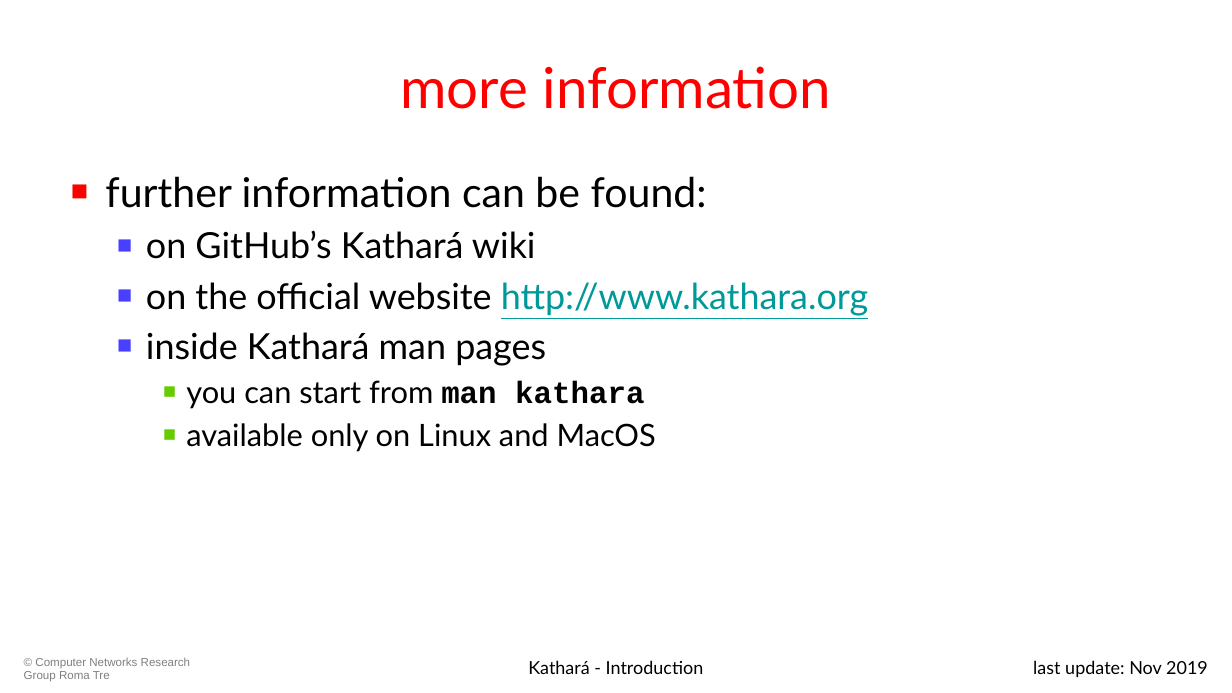
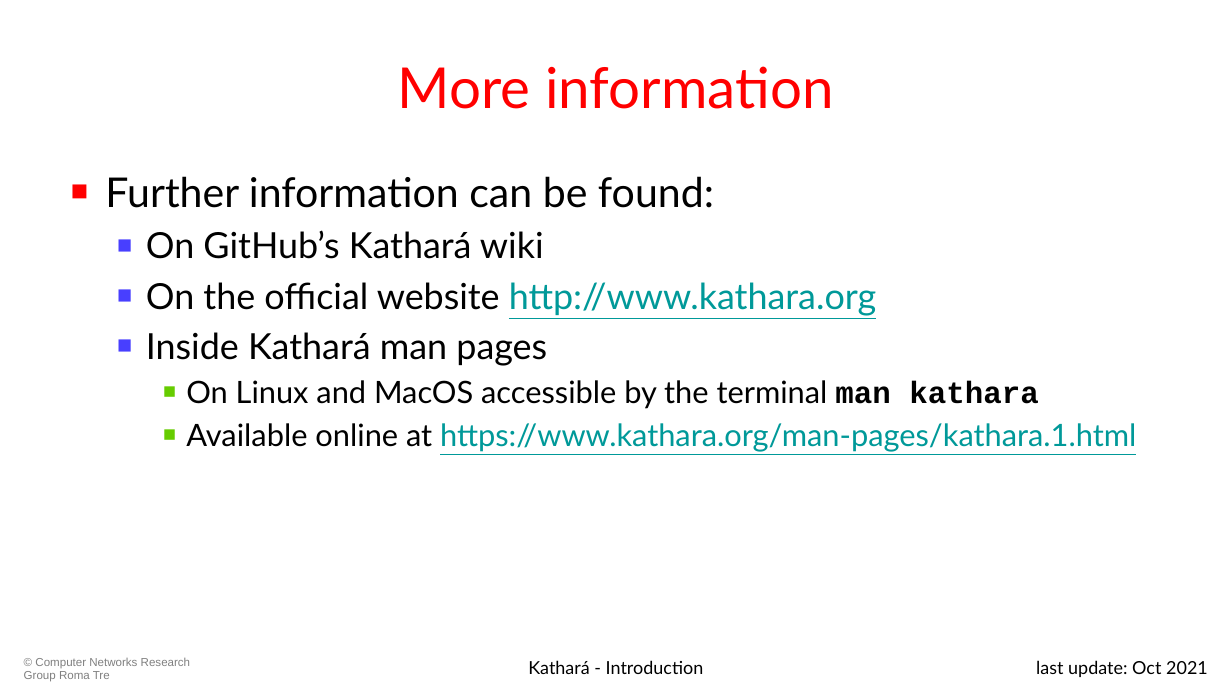
Before and after one commit to KatharaFramework/Kathara-Labs, a slide deck: slide 32 of 001-kathara-introduction.pptx (slide 29 before the commit). Drawn at 1232x693 pixels with LibreOffice and Linux fonts; fonts in the diff are those of the drawing. Boxes give left, top, right and bottom in pixels: in the first picture for what was removed or moved away, otherwise in the second. Text is boxed around its words. In the diff, an @@ line names an element or a change of style, - is before the commit and + after.

```diff
--- a/001-kathara-introduction.pptx
+++ b/001-kathara-introduction.pptx
@@ title at box(398, 66, 834, 109): text changed @@
-more information
+More information
@@ text at box(105, 176, 1136, 452): text changed; size 28 to 24 pt @@
-■ further information can be found:
-  ■ on GitHub’s Kathará wiki
-  ■ on the official website http://www.kathara.org
-  ■ inside Kathará man pages
-    ■ you can start from man kathara
-    ■ available only on Linux and MacOS
+■ Further information can be found:
+  ■ On GitHub’s Kathará wiki
+  ■ On the official website http://www.kathara.org
+  ■ Inside Kathará man pages
+    ■ On Linux and MacOS accessible by the terminal man kathara
+    ■ Available online at https://www.kathara.org/man-pages/kathara.1.html
@@ text at box(1036, 660, 1208, 677): text changed @@
-last update: Nov 2019
+last update: Oct 2021
```
Also in this commit, not shown: 28 other slides changed, 3 slides added, 9 other files.
